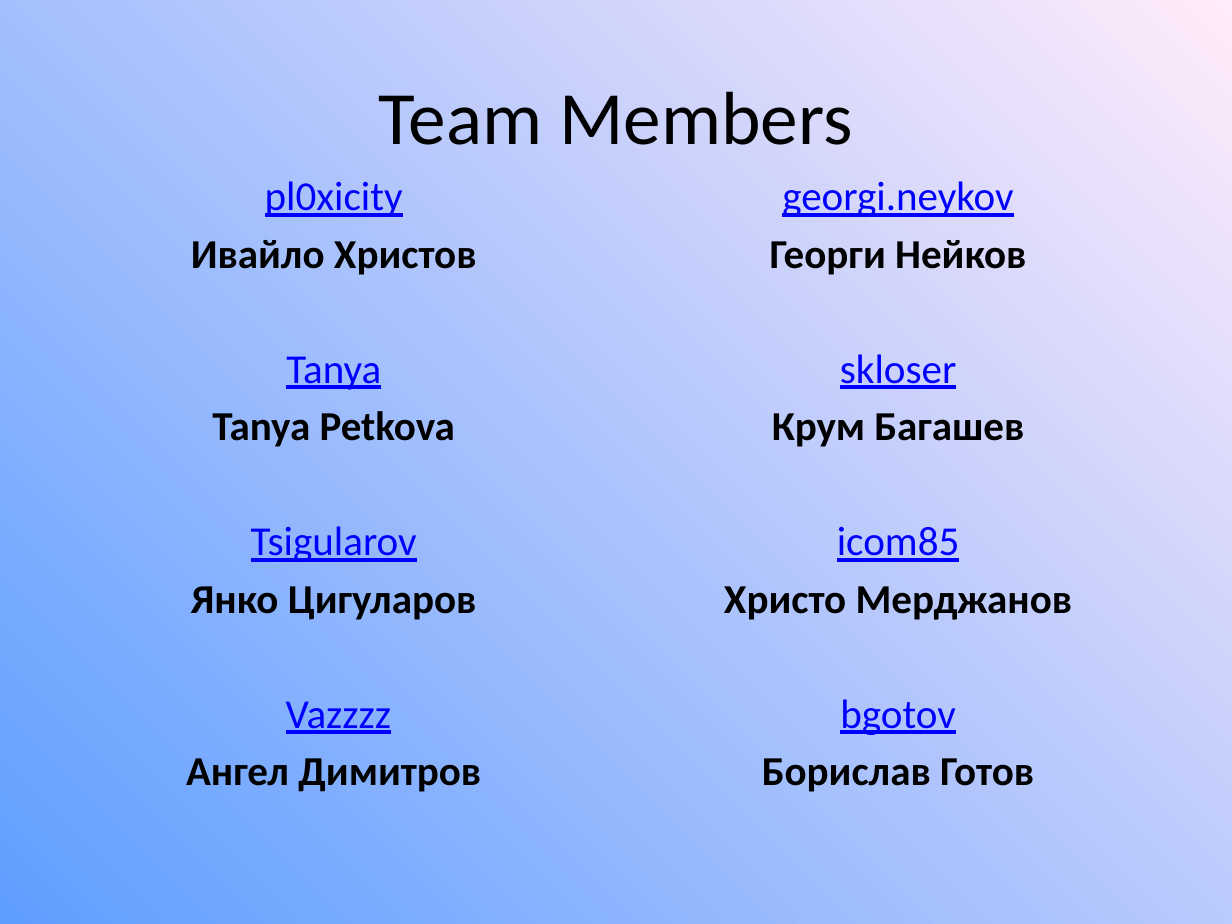
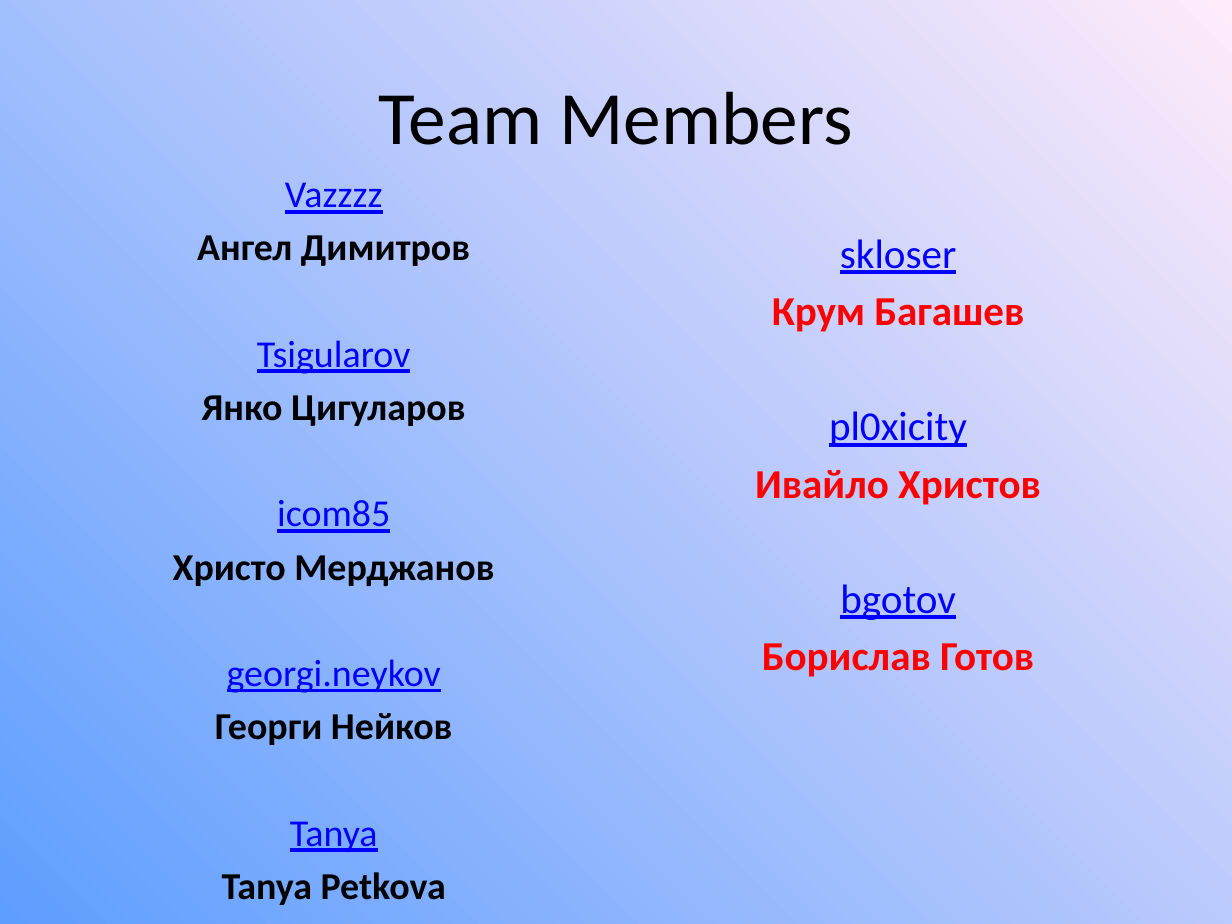
Before and after one commit to teamworkkpk/Battlefield-3-KPK, a slide deck: slide 2 of High-quality programming code Battlefield 3.pptx. Drawn at 1232x924 pixels with LibreOffice and Linux fonts; fonts in the diff are those of the drawing. Boxes give left, top, right and bottom in pixels: in the first picture for what was removed or moved away, otherwise in the second. Text is boxed around its words. In the diff, an @@ line names an element or a change of style, - is before the commit and + after.

Commit message:
team members edit

```diff
--- a/High-quality programming code Battlefield 3.pptx
+++ b/High-quality programming code Battlefield 3.pptx
@@ text at (x1=173, y1=182, x2=494, y2=745): text changed; size 24 to 22.2 pt @@
-pl0xicity
-Ивайло Христов
+Vazzzz
+Ангел Димитров
+Tsigularov
+Янко Цигуларов
+icom85
+Христо Мерджанов
+georgi.neykov
+Георги Нейков
@@ text at (x1=770, y1=181, x2=1026, y2=275): paragraphs removed @@
-georgi.neykov
-Георги Нейков
@@ text at (x1=762, y1=298, x2=1034, y2=677): text colour #000000 to #FF0000 in "Крум Багашев", "Борислав Готов" @@
@@ text at (x1=755, y1=411, x2=1041, y2=505): text changed; text colour #000000 to #FF0000 @@
-icom85
-Христо Мерджанов
+pl0xicity
+Ивайло Христов
@@ text at (x1=186, y1=526, x2=481, y2=792): paragraphs removed @@
-Tsigularov
-Янко Цигуларов
-Vazzzz
-Ангел Димитров
@@ text at (x1=222, y1=821, x2=446, y2=905): size 24 to 22.2 pt in "Tanya", "Tanya Petkova" @@
```
